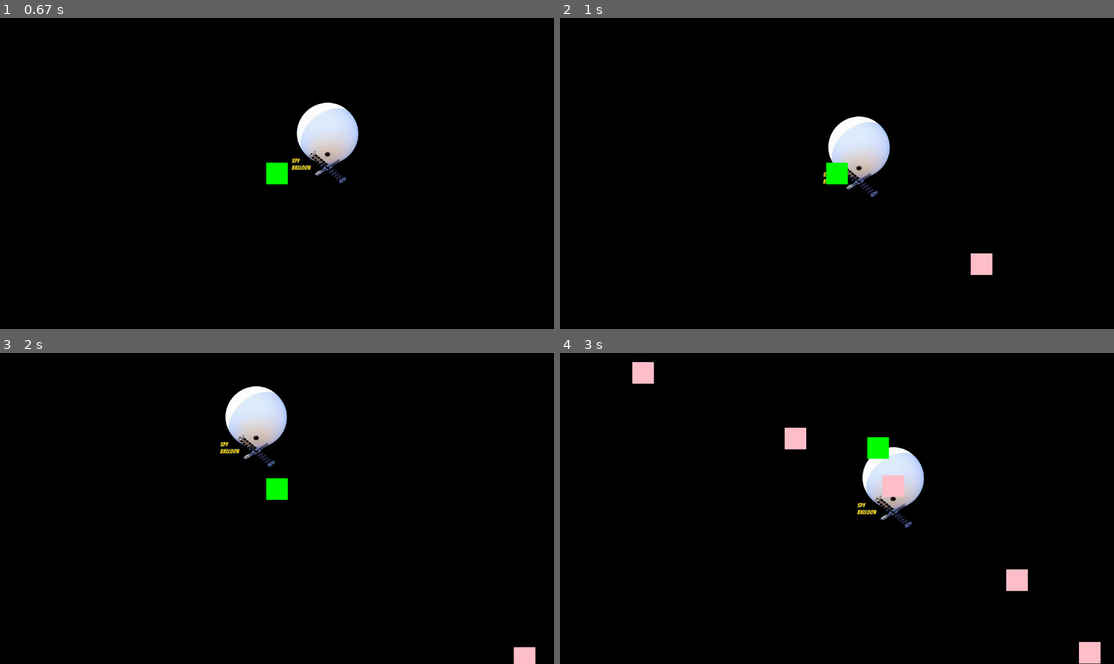
Above: before the commit, frames 1-4 (two rows, left to right).
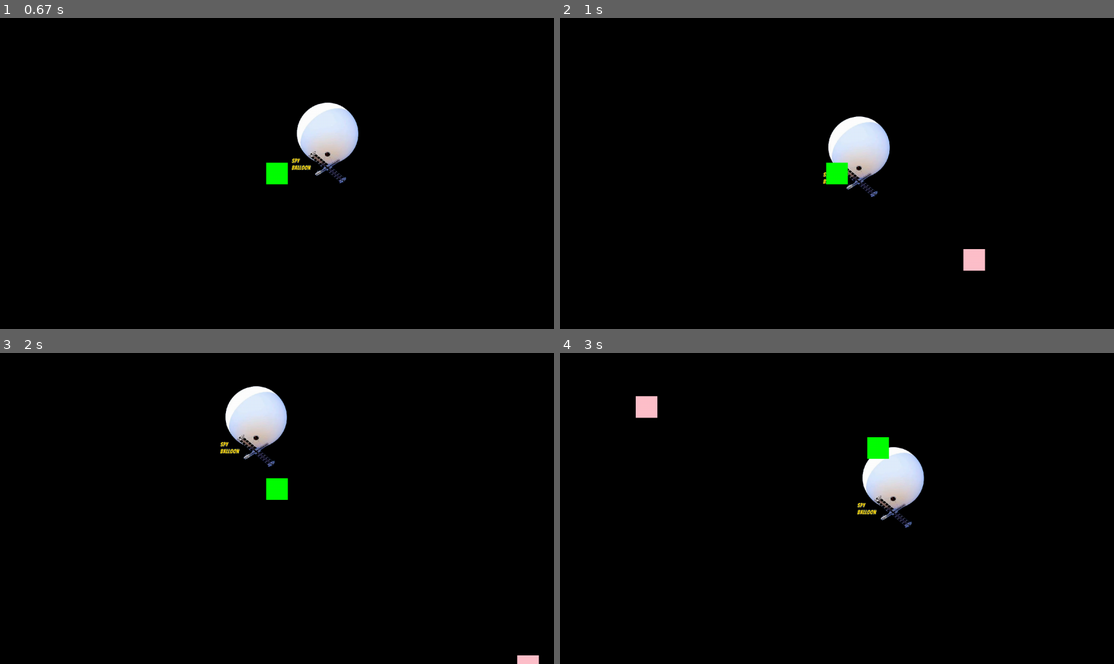
Above: after the commit, the same moments.

Repository: hsiang086/crc-static-exhibition
Game: pygame game, started from main/third_scene.py
Same seed, same stepped clock (60 frames per second), same inputs: the game is played once before the commit and once after it.
Inputs (mouse positions are in pixels of both pictures, inside the frame that each line leads up to):
- Up to frame 1 (0.67 s): click (277, 241) at 0.38 s
- Up to frame 2 (1 s): tap Space at 0.67 s
- Up to frame 3 (2 s): click (277, 576) at 1.55 s; hold Up from 1.83 s (still down); move the mouse to (72, 514) at 1.87 s; tap Space at 1.9 s
- Up to frame 4 (3 s): tap Space at 2.2, 2.4, 2.7, 2.9 s; release Up at 2.3 s; hold Right 2.33-2.8 s; hold Left from 2.83 s (still down)

Frame 1 is identical in both runs. In frame 2, 0.3% of the frame differs, in the area x 72-79%, y 74-83%; in frame 3, 0.2%; in frame 4, 1.7%, in the area x 13-98%, y 2-100%.

Commit message:
update third_scene.py

Diff:
--- a/main/third_scene.py
+++ b/main/third_scene.py
@@ -19,7 +19,7 @@
 
     global shooting_scene
     global aim
-    # global bullet
+    global bullet
 
     global text_size
     global font
@@ -44,6 +44,7 @@
 
     shooting = False
     bullet_bool = False
+
 
     with open('data/questions.yml', 'r') as file:
         questions = yaml.load(file, Loader=yaml.CLoader)
@@ -57,11 +58,12 @@
 
     q = 0
     question_scene.add(balloon, question_background, player, ballonblood, blooddecrease, [AnswerButton(i, ans) for i, ans in enumerate(questions['answers'])])
-
     shooting_scene = pygame.sprite.Group()
     aim = Aim()
+    bullet = Bullet()
+
     # bullet = Bullet()
-    shooting_scene.add(balloon, aim)
+    shooting_scene.add(balloon, aim, bullet)
 
 
 class Bullet(pygame.sprite.Sprite):
@@ -77,10 +79,29 @@
         self.aim_bullet_length = pow(pow(aim.rect.centerx - self.rect.centerx, 2) + pow(aim.rect.centery - self.rect.centery, 2), 0.5)
         self.x_move = abs(aim.rect.centerx - self.rect.centerx) / self.aim_bullet_length * self.speed
         self.y_move = abs(aim.rect.centery - self.rect.centery) / self.aim_bullet_length * self.speed
+        self.is_flying = False
 
     def update(self):
-        self.rect.centerx -= self.x_move
-        self.rect.centery -= self.y_move
+        print(self.rect.center)
+        if self.is_flying:
+            self.rect.centerx -= self.x_move
+            self.rect.centery -= self.y_move
+            if balloon.rect.collidepoint(self.rect.center):
+                self.rect.x = WIDTH
+                self.rect.y = HEIGHT + 30
+                self.is_flying = False
+                balloon.change = not balloon.change
+                balloon.size = 'small'
+                global decrease_bool
+                decrease_bool = True
+                global shooting
+                shooting = False
+            if self.rect.centery <= 0:
+                print(1)
+                self.rect.x = WIDTH
+                self.rect.y = HEIGHT + 30
+                self.is_flying = False
+
 
     # def reset(self):
     #     self.rect.centery = self.y
@@ -203,23 +224,21 @@
             if event.type == pygame.KEYDOWN:
                 if event.key == pygame.K_m:
                     self.check = True
-                if event.key == pygame.K_SPACE: #and self.rect.collidepoint(bullet.rect.center):
+                if event.key == pygame.K_SPACE and not bullet.is_flying: #and self.rect.collidepoint(bullet.rect.center):
                     #decrease_bool = True
-                    global bullet
-                    bullet = Bullet()
-                    shooting_scene.add(bullet)
-                    self.bullet_is_flying = True
-
-        if self.bullet_is_flying:
-            if self.rect.collidepoint(bullet.rect.center):
-                bullet.rect.x = WIDTH
-                bullet.rect.y = HEIGHT + 30
-                shooting_scene.remove(bullet)
-                self.change = not self.change
-                decrease_bool = True
-                global shooting
-                shooting = False
-                self.size = 'small'
+                    bullet.is_flying = True
+
+        # if self.bullet_is_flying:
+        #     if self.rect.collidepoint(bullet.rect.center):
+        #         bullet.rect.x = WIDTH
+        #         bullet.rect.y = HEIGHT + 30
+        #         shooting_scene.remove(bullet)
+        #         self.bullet_is_flying = False
+        #         self.change = not self.change
+        #         decrease_bool = True
+        #         global shooting
+        #         shooting = False
+        #         self.size = 'small'
                 #     bullet_bool = True
                 # if self.rect.collidepoint(bullet.rect.center):
                 #     print("balloon",self.rect.center)
@@ -371,7 +390,6 @@
 init()
 
 while True:
-    print(balloon.theta, balloon.count)
     clock.tick(FPS)
     events = pygame.event.get()
     for event in events:
